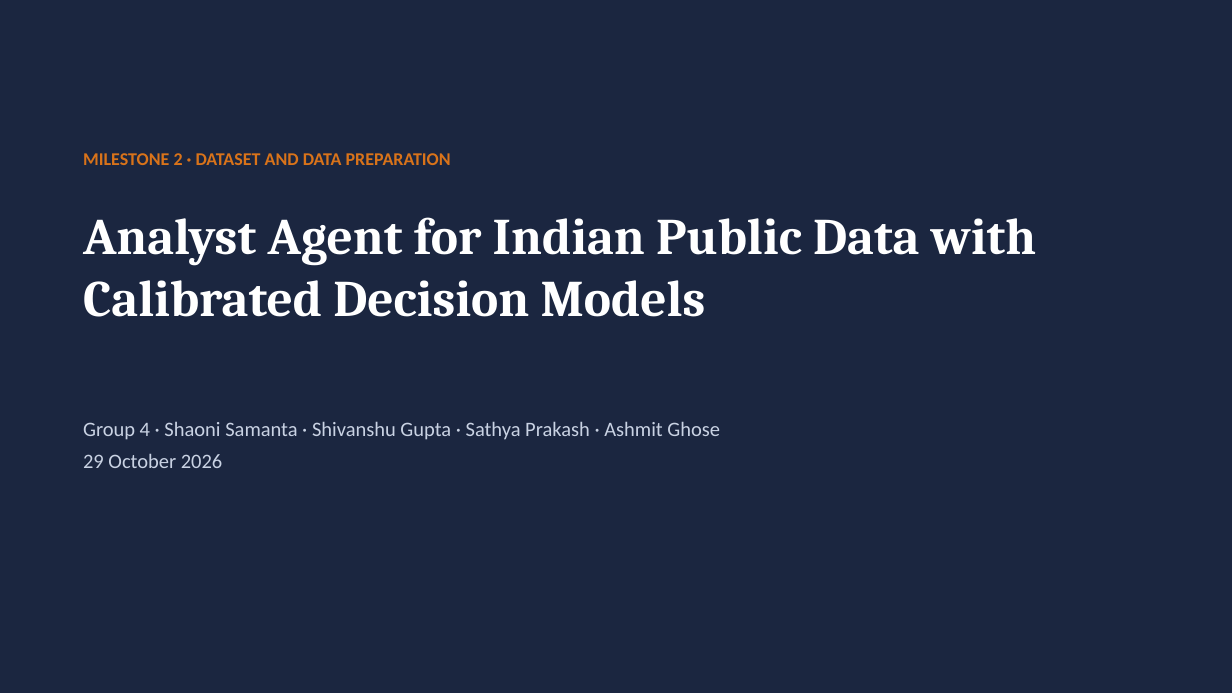
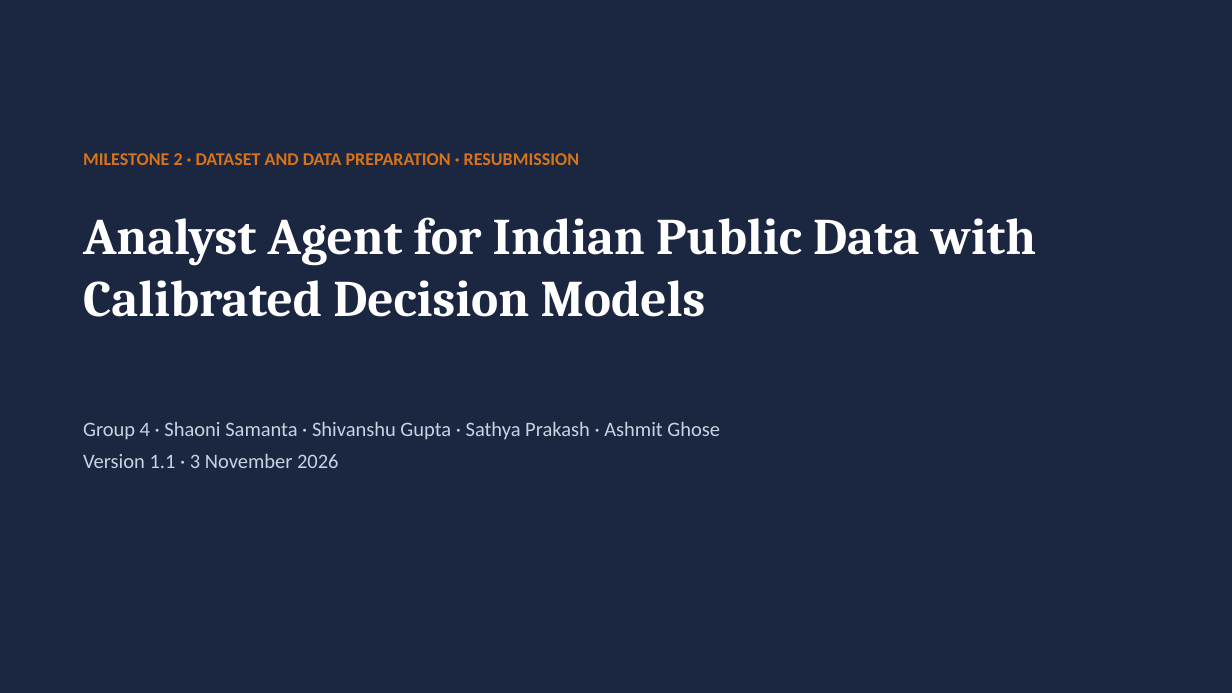
Before and after one commit to sathyaIITM/Group-4-DS-and-AI-Lab-Project, a slide deck: slide 1 of docs/Milestone2_TA_Presentation.pptx. Drawn at 1232x693 pixels with LibreOffice and Linux fonts; fonts in the diff are those of the drawing. Boxes give left, top, right and bottom in pixels: in the first picture for what was removed or moved away, otherwise in the second. Text is boxed around its words. In the diff, an @@ line names an element or a change of style, - is before the commit and + after.

Commit message:
ENH: Reworked data preparation into a configuration-driven, table-agnostic pipeline (v1.1), incorporating feedback through unified quality flags, source validation, anomaly review, lineage tracking, and automated catalogue generation. Updated documentation and reference queries

```diff
--- a/docs/Milestone2_TA_Presentation.pptx
+++ b/docs/Milestone2_TA_Presentation.pptx
@@ text at [83, 153, 579, 165]: text changed @@
-MILESTONE 2 · DATASET AND DATA PREPARATION
+MILESTONE 2 · DATASET AND DATA PREPARATION · RESUBMISSION
@@ text at [83, 453, 338, 468]: text changed @@
-29 October 2026
+Version 1.1 · 3 November 2026
```
Also in this commit, not shown: 13 other slides changed, 2 slides added, 49 other files.
